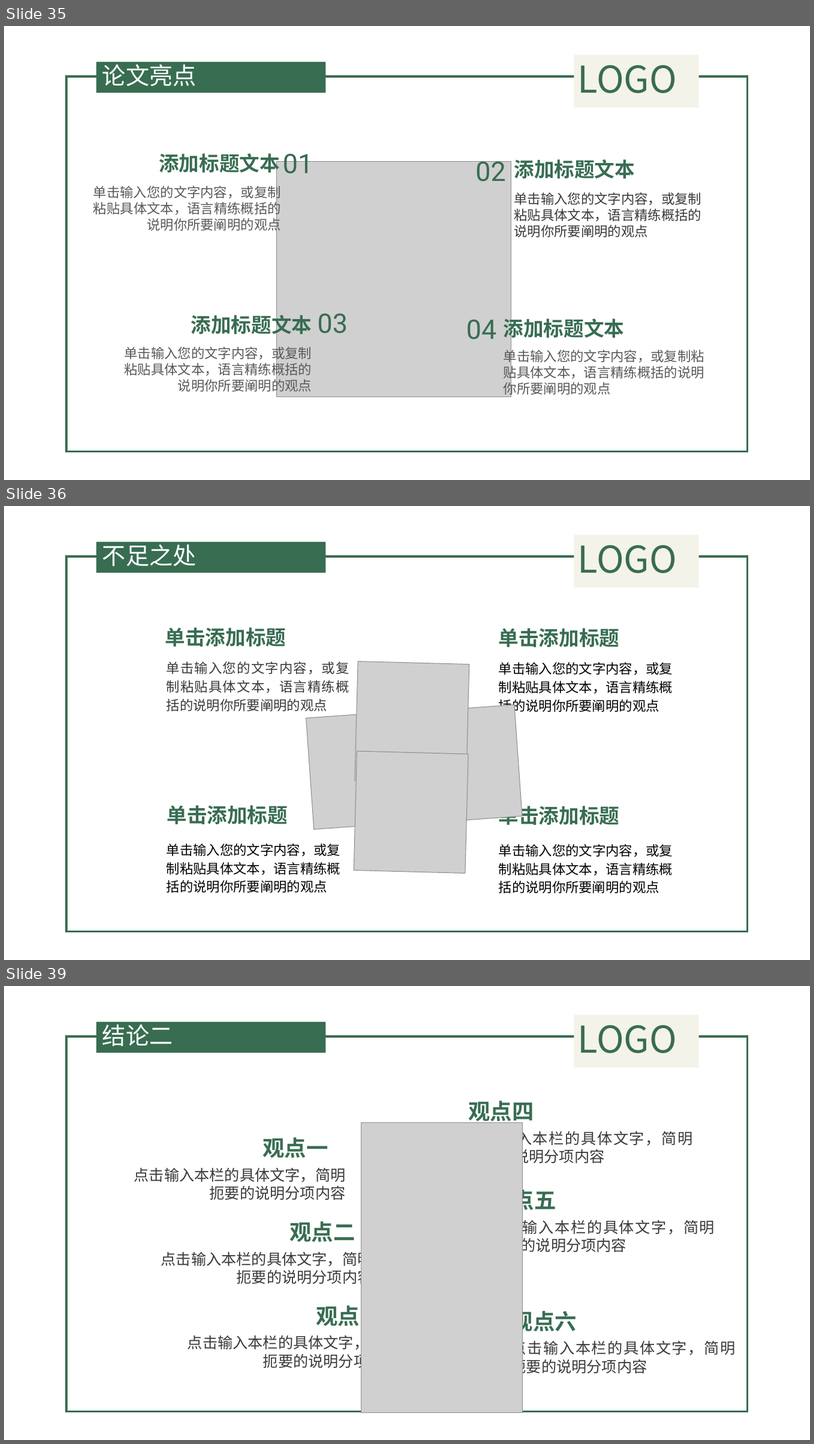
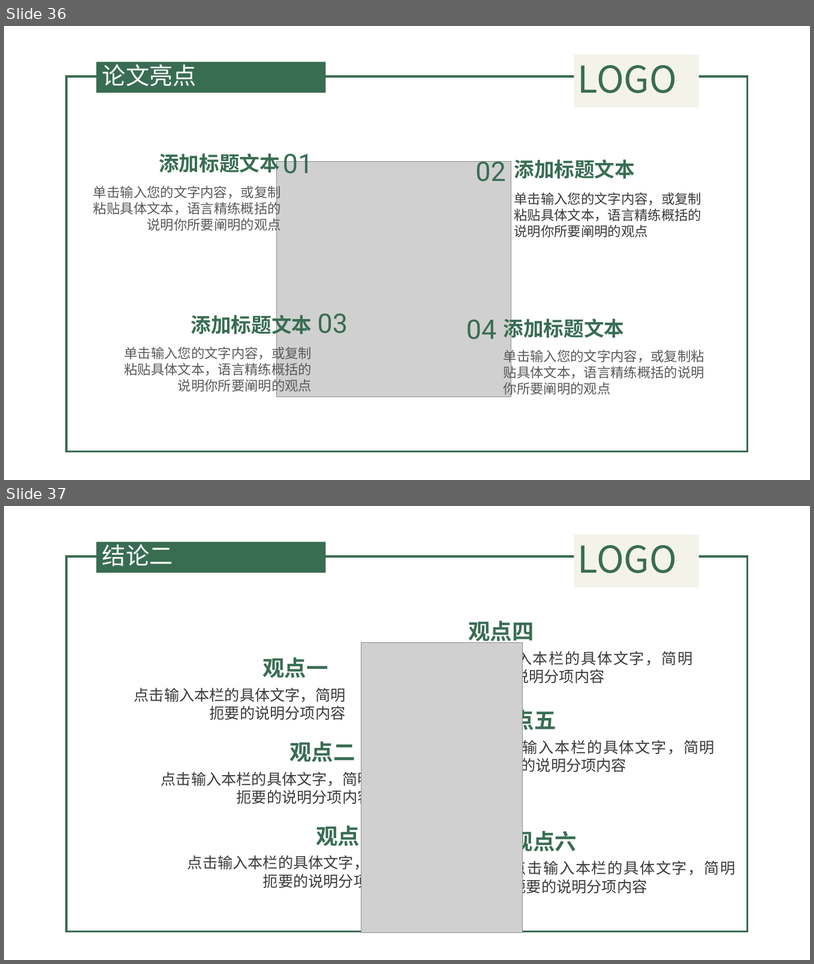
Before and after one commit to QuanQuan6/copy2, a slide deck: 遗传算法.pptx. Shown one above the other, each under a label of ours: slides 35, 36 and 39 before the commit, slides 36 and 37 after it; the slides between them are not shown. The pictures are 814x1444 and 814x964 pixels, drawn with LibreOffice and Linux fonts; fonts in the diff are those of the drawing; grey boxes stand for pictures; background and template pictures are left out. Boxes give left, top, right and bottom in pixels: in the first picture for what was removed or moved away, otherwise in the second. Text is boxed around its words. In the diff, an @@ line names an element or a change of style, - is before the commit and + after.

```diff
--- a/遗传算法.pptx
+++ b/遗传算法.pptx
@@ slide 36 removed at box(4, 506, 810, 960), background picture (left out); not listed: 4 template elements that a slide beside it also shows @@
@@ title removed at box(102, 540, 197, 566) @@
-不足之处
@@ text removed at box(165, 627, 287, 646) @@
-单击添加标题
@@ text removed at box(499, 628, 620, 647) @@
-单击添加标题
@@ text removed at box(167, 661, 350, 711) @@
-单击输入您的文字内容，或复制粘贴具体文本，语言精练概括的说明你所要阐明的观点
@@ text removed at box(499, 662, 673, 714) @@
-单击输入您的文字内容，或复制粘贴具体文本，语言精练概括的说明你所要阐明的观点
@@ group removed at box(306, 661, 522, 873): 4 pictures @@
@@ text removed at box(167, 805, 288, 824) @@
-单击添加标题
@@ text removed at box(499, 802, 620, 825) @@
-单击添加标题
@@ text removed at box(167, 843, 341, 892) @@
-单击输入您的文字内容，或复制粘贴具体文本，语言精练概括的说明你所要阐明的观点
@@ text removed at box(499, 844, 673, 893) @@
-单击输入您的文字内容，或复制粘贴具体文本，语言精练概括的说明你所要阐明的观点
@@ what was slide 35 is now slide 36 @@
@@ what was slide 39 is now slide 37 @@
```
Also in this commit, not shown: 4 slides changed, 6 slides added, 12 other slides removed, 3 other files.
